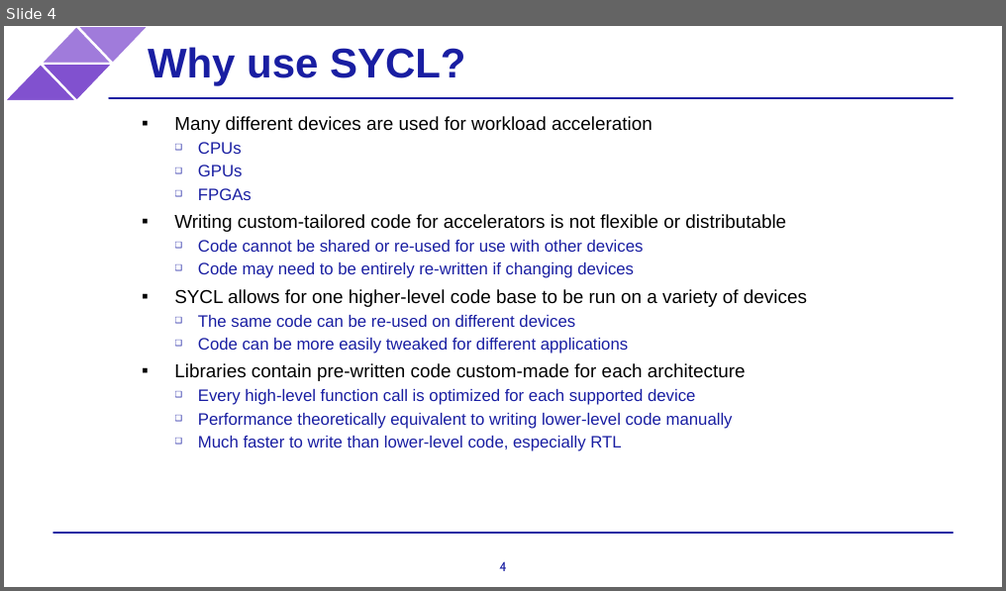
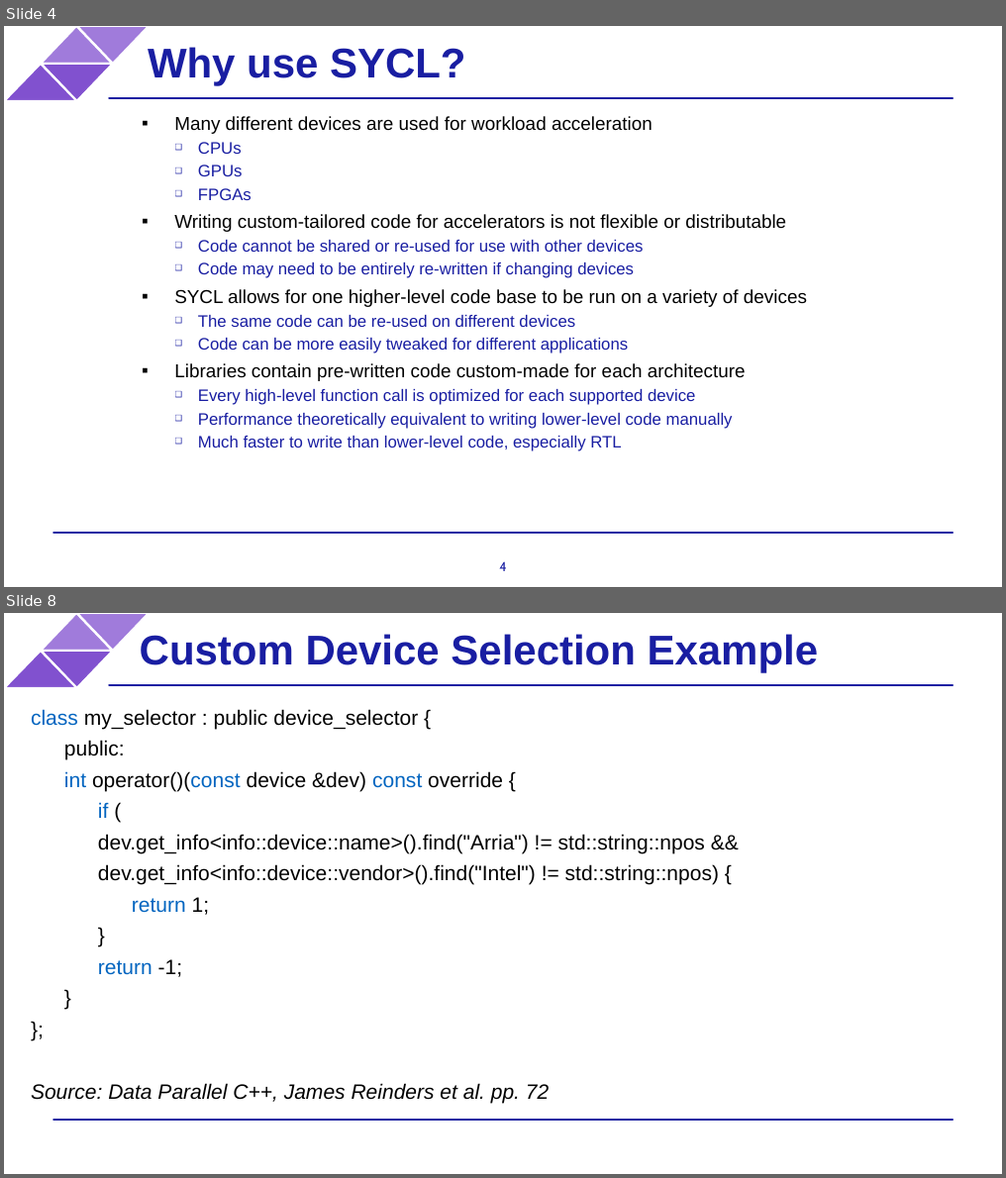
Before and after one commit to BenjaminMFindley/Reconfig-2-SYCL-DPCPP, a slide deck: Slides/SYCL intro.pptx. Shown one above the other, each under a label of ours: slide 4 before the commit, slides 4 and 8 after it; the slides between them are not shown. The pictures are 1006x591 and 1006x1178 pixels, drawn with LibreOffice and Linux fonts; fonts in the diff are those of the drawing; background and template pictures are left out. Boxes give left, top, right and bottom in pixels: in the first picture for what was removed or moved away, otherwise in the second. Text is boxed around its words. In the diff, an @@ line names an element or a change of style, - is before the commit and + after.

Commit message:
Queues, device selection slides

```diff
--- a/Slides/SYCL intro.pptx
+++ b/Slides/SYCL intro.pptx
@@ slide 8 added at <box>4,613,1002,1174</box>, background #FFFFFF; not listed: 6 template elements that a slide beside it also shows @@
@@ title added at <box>140,634,819,673</box>, 40 pt, text #191EA2, bold @@
+Custom Device Selection Example
@@ text added at <box>31,709,719,1104</box>, 20 pt, text #000000 @@
+class my_selector : public device_selector {
+public:
+int operator()(const device &dev) const override {
+if (
+dev.get_info<info::device::name>().find("Arria") != std::string::npos &&
+dev.get_info<info::device::vendor>().find("Intel") != std::string::npos) {
+return 1;
+}
+return -1;
+}
+};
+Source: Data Parallel C++, James Reinders et al. pp. 72
```
Also in this commit, not shown: 3 other slides added.
